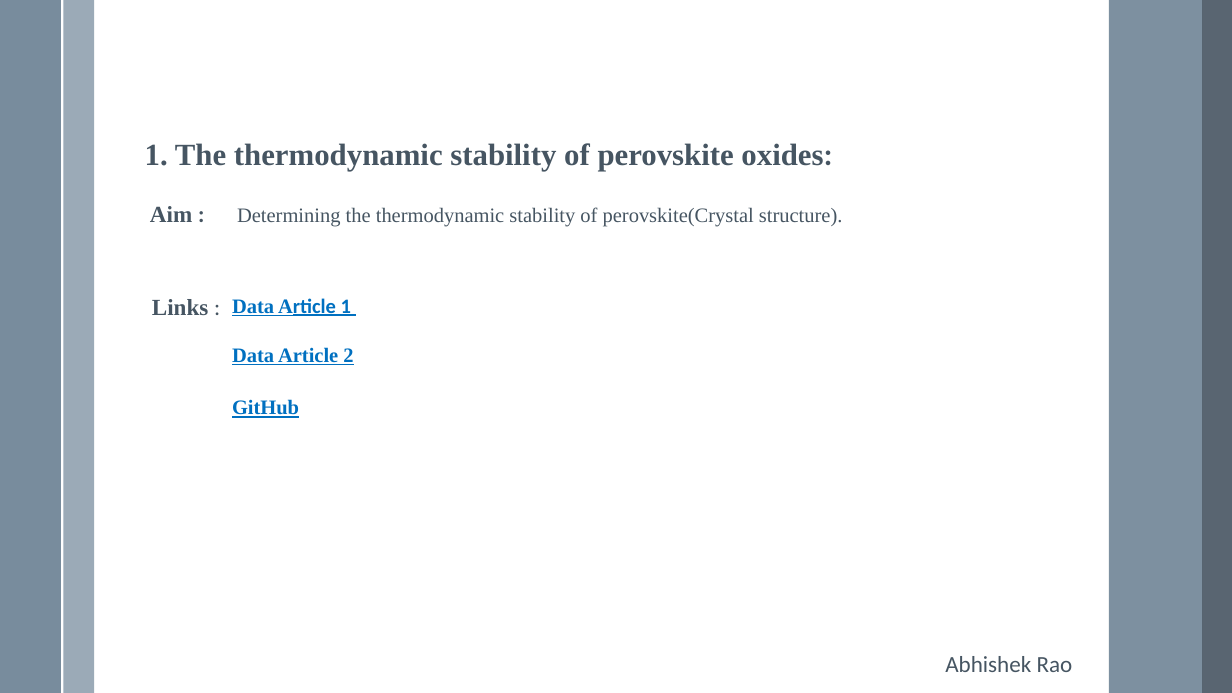
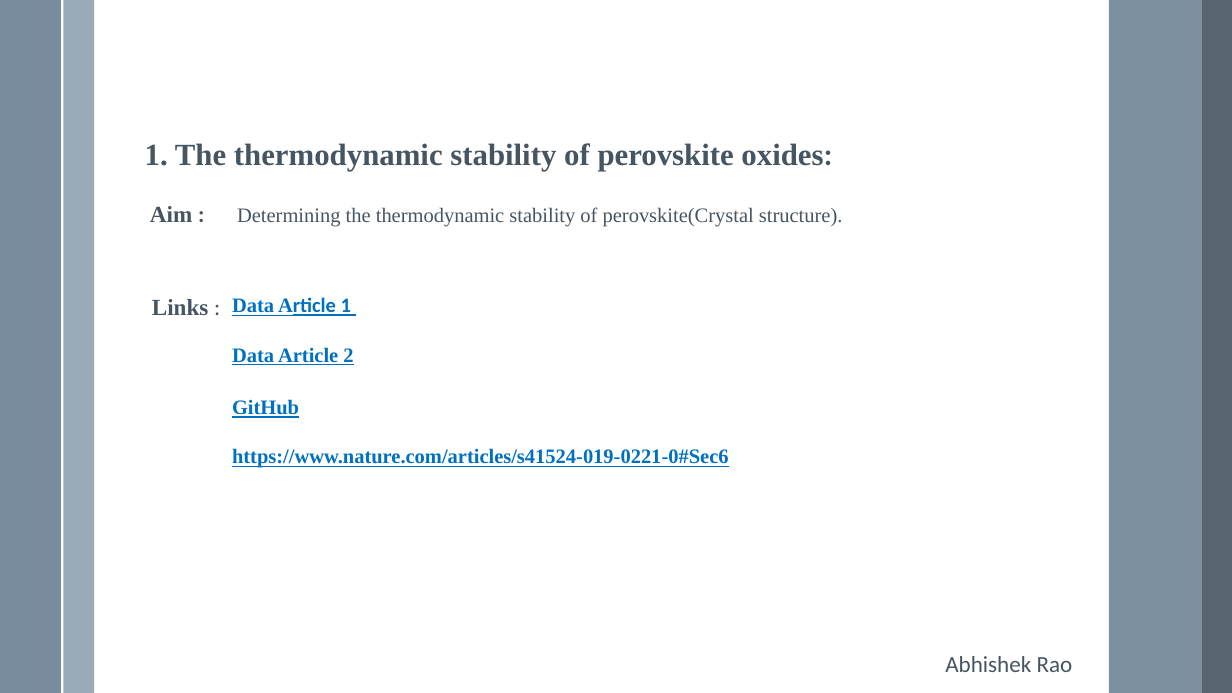
Before and after one commit to VarunBohara/Mini-Project-Documents, a slide deck: slide 6 of Ideas -- v3.0.pptx. Drawn at 1232x693 pixels with LibreOffice and Linux fonts; fonts in the diff are those of the drawing. Boxes give left, top, right and bottom in pixels: in the first picture for what was removed or moved away, otherwise in the second. Text is boxed around its words. In the diff, an @@ line names an element or a change of style, - is before the commit and + after.

Commit message:
Final Updated

```diff
--- a/Ideas -- v3.0.pptx
+++ b/Ideas -- v3.0.pptx
@@ text at (232, 448, 729, 468): paragraph added @@
+https://www.nature.com/articles/s41524-019-0221-0#Sec6
```
Also in this commit, not shown: 1 other slide changed.
